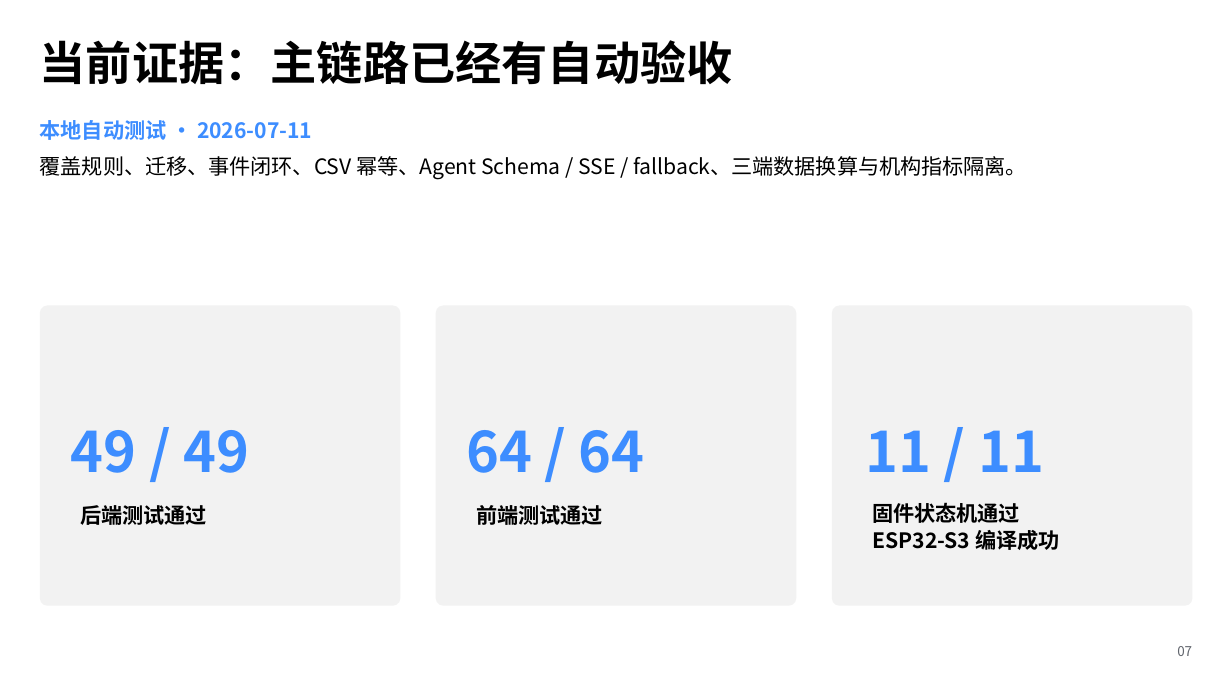
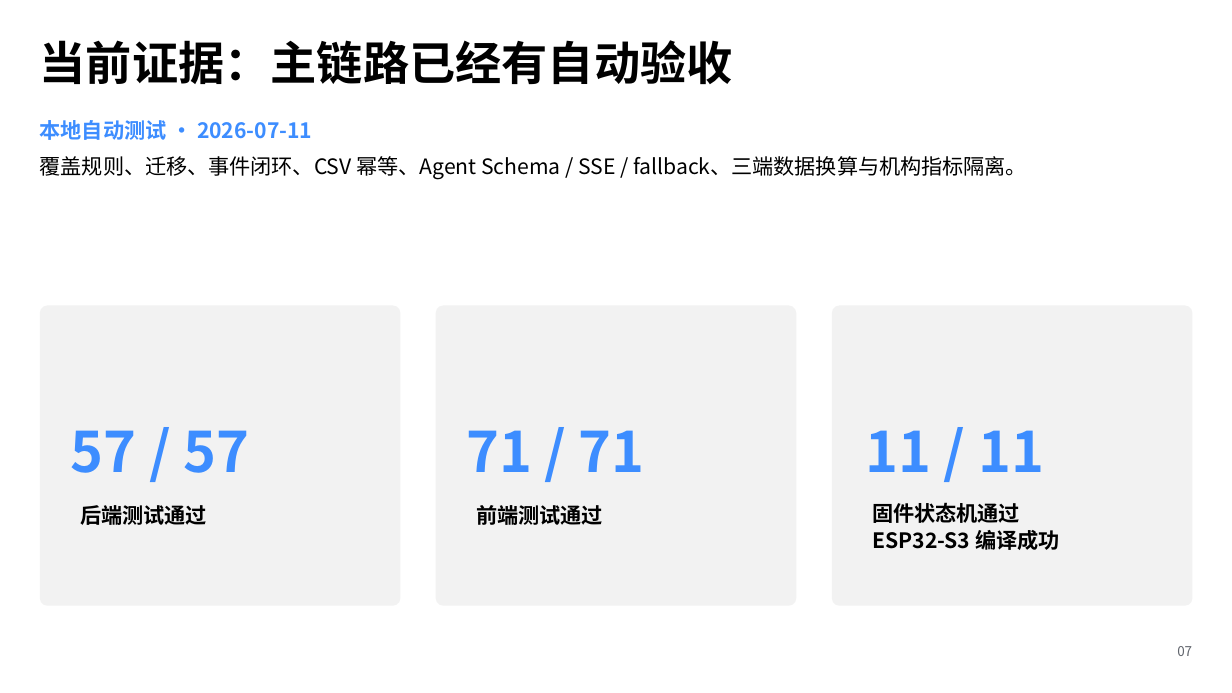
Before and after one commit to foxian-aaron/careband-agent-demo-qwenpaw, a slide deck: slide 7 of deliverables/CareBand_v0.2_pitch_deck.pptx. Drawn at 1232x693 pixels with LibreOffice and Linux fonts; fonts in the diff are those of the drawing. Boxes give left, top, right and bottom in pixels: in the first picture for what was removed or moved away, otherwise in the second. Text is boxed around its words. In the diff, an @@ line names an element or a change of style, - is before the commit and + after.

```diff
--- a/deliverables/CareBand_v0.2_pitch_deck.pptx
+++ b/deliverables/CareBand_v0.2_pitch_deck.pptx
@@ text at bbox=[71, 430, 250, 473]: text changed @@
-49 / 49
+57 / 57
@@ text at bbox=[466, 430, 645, 472]: text changed @@
-64 / 64
+71 / 71
```
Also in this commit, not shown: 56 other files.
